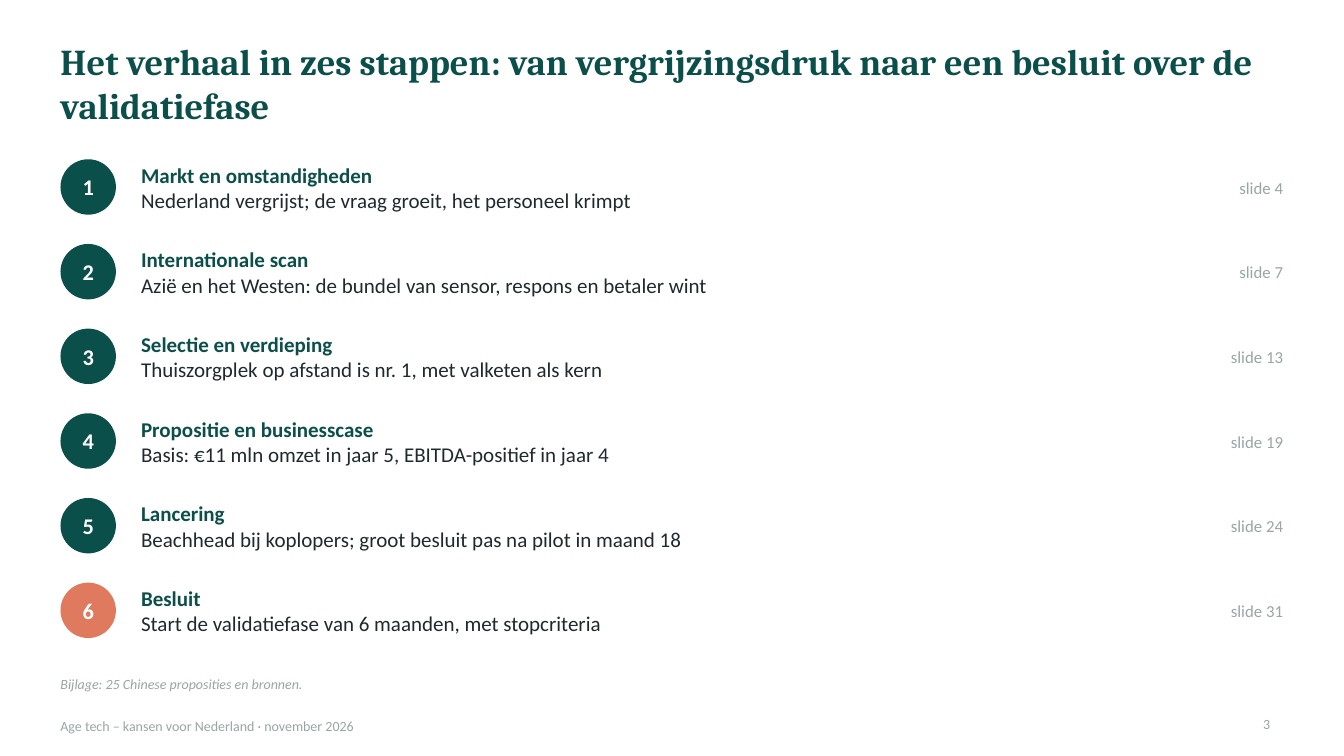
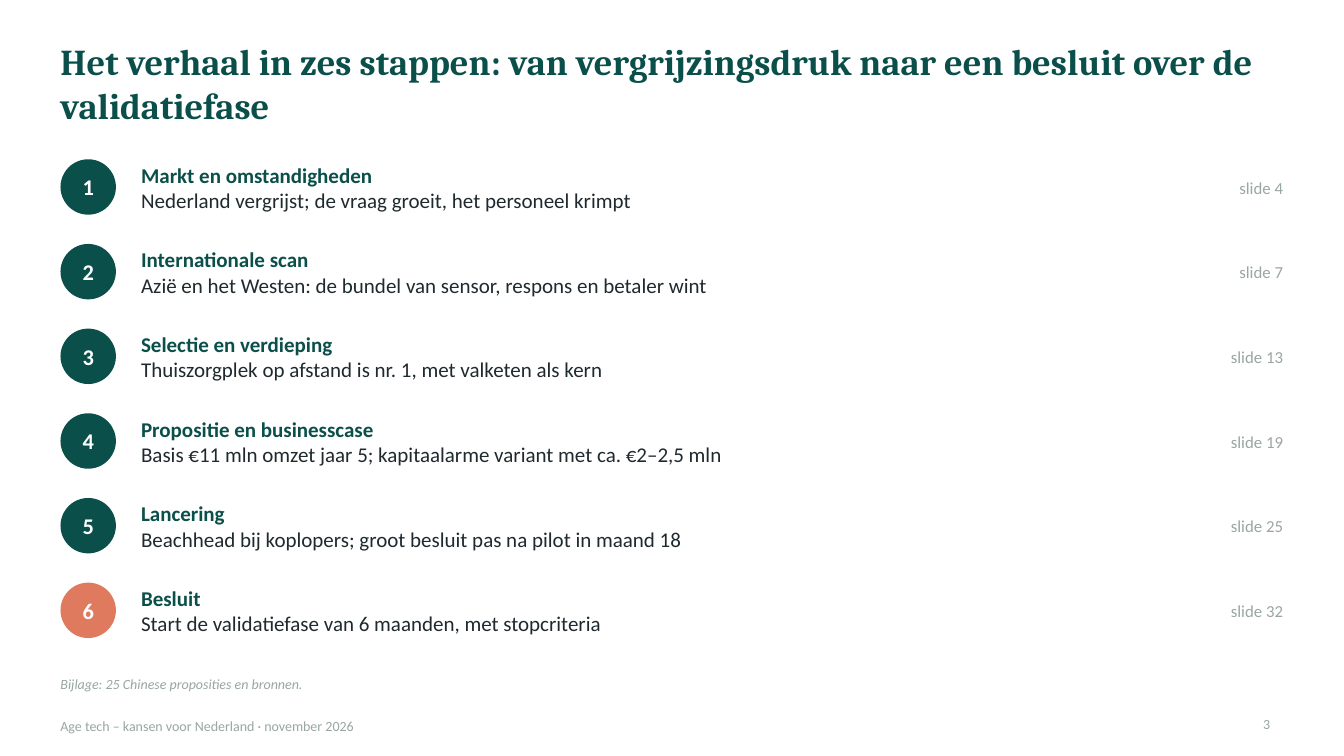
Before and after one commit to robruijn/Four-Seasons-Rome-2026, a slide deck: slide 3 of AgeTech_kansen_Nederland.pptx. Drawn at 1344x756 pixels with LibreOffice and Linux fonts; fonts in the diff are those of the drawing. Boxes give left, top, right and bottom in pixels: in the first picture for what was removed or moved away, otherwise in the second. Text is boxed around its words. In the diff, an @@ line names an element or a change of style, - is before the commit and + after.

```diff
--- a/AgeTech_kansen_Nederland.pptx
+++ b/AgeTech_kansen_Nederland.pptx
@@ text at [141, 447, 722, 466]: text changed @@
-Basis: €11 mln omzet in jaar 5, EBITDA-positief in jaar 4
+Basis €11 mln omzet jaar 5; kapitaalarme variant met ca. €2–2,5 mln
@@ text at [1231, 520, 1283, 532]: text changed @@
-slide 24
+slide 25
@@ text at [1231, 605, 1283, 617]: text changed @@
-slide 31
+slide 32
```
Also in this commit, not shown: 3 other slides changed, 1 slide added.
